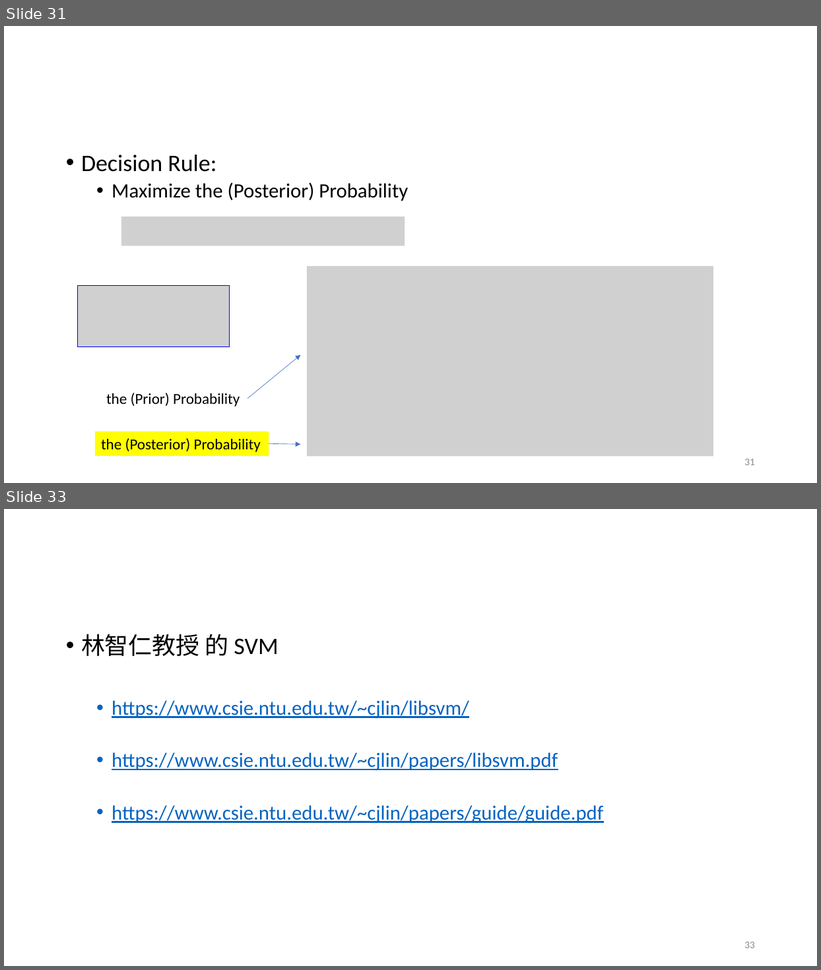
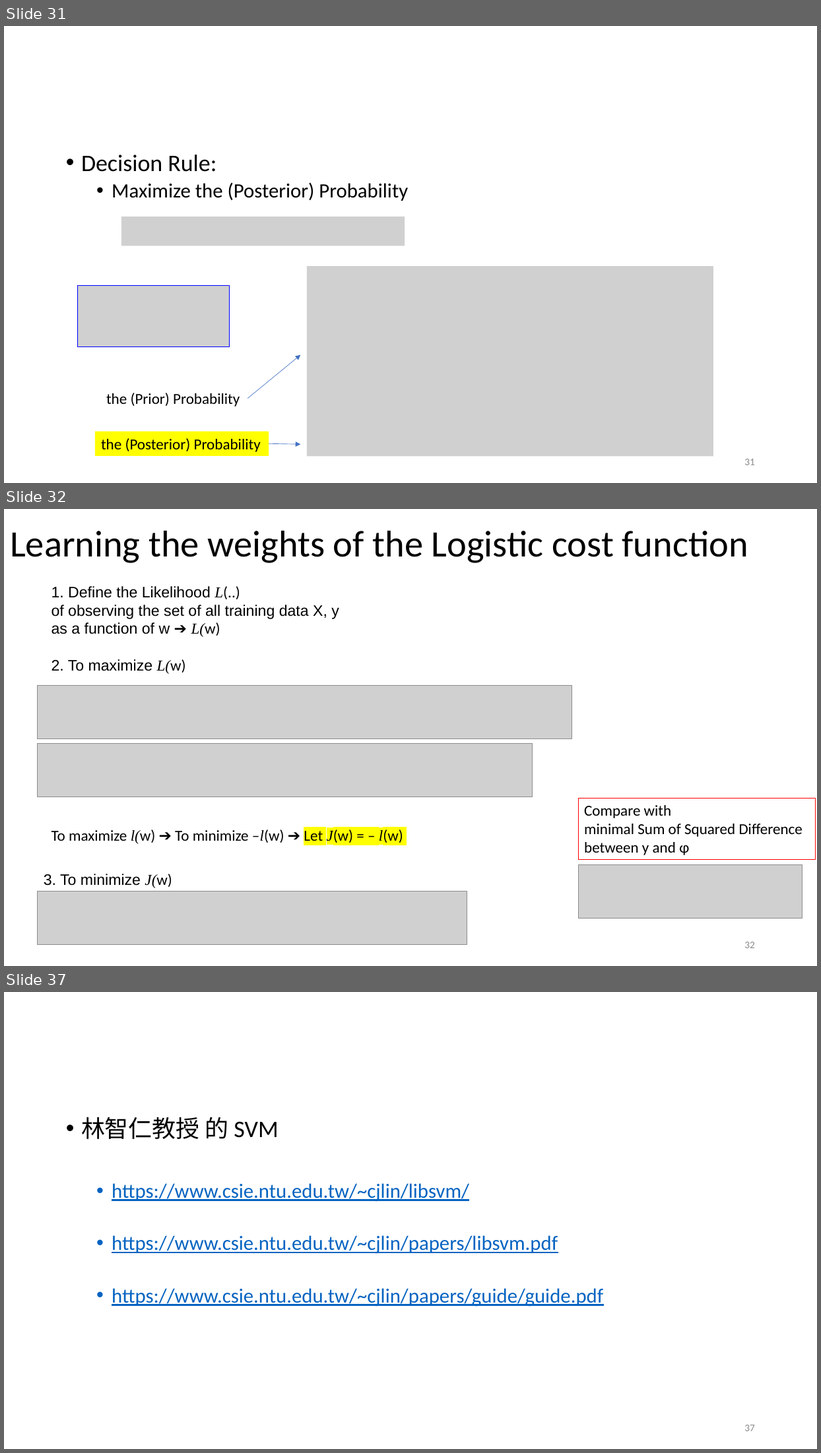
Before and after one commit to renyuanL/_ryTeach2018, a slide deck: _Notes/03_Ch03.pptx. Shown one above the other, each under a label of ours: slides 31 and 33 before the commit, slides 31, 32 and 37 after it; the slides between them are not shown. The pictures are 821x970 and 821x1453 pixels, drawn with LibreOffice and Linux fonts; fonts in the diff are those of the drawing; grey boxes stand for pictures. Boxes give left, top, right and bottom in pixels: in the first picture for what was removed or moved away, otherwise in the second. Text is boxed around its words. In the diff, an @@ line names an element or a change of style, - is before the commit and + after.

```diff
--- a/_Notes/03_Ch03.pptx
+++ b/_Notes/03_Ch03.pptx
@@ slide 32 added at (4, 509, 817, 966), background #FFFFFF @@
@@ title added at (10, 530, 748, 563), 44 pt, text #000000 @@
+Learning the weights of the Logistic cost function
@@ text added at (52, 586, 339, 674), 18 pt, text #000000 @@
+1. Define the Likelihood L(..)
+of observing the set of all training data X, y
+as a function of w ➔ L(w)
+2. To maximize L(w)
@@ picture added at (38, 686, 572, 739) @@
@@ picture added at (38, 744, 532, 797) @@
@@ rectangle added at (579, 798, 816, 859), outline #FF0000 0.75 pt, 18 pt, text #000000 @@
+Compare with
+minimal Sum of Squared Difference
+between y and φ
@@ text added at (52, 830, 403, 844), 18 pt, text #000000 @@
+To maximize l(w) ➔ To minimize –l(w) ➔ Let J(w) = – l(w)
@@ text added at (44, 874, 172, 889), 18 pt, text #000000 @@
+3. To minimize J(w)
@@ picture added at (579, 865, 803, 919) @@
@@ picture added at (38, 892, 467, 946) @@
@@ page number added at (745, 942, 755, 949), 12 pt, text #8C8C8C @@
+32
@@ what was slide 33 is now slide 37 @@
@@ page number at (745, 1425, 755, 1432): text changed @@
-33
+37
```
Also in this commit, not shown: 2 slides changed, 8 other slides added, 1 slide removed, 3 other files.
